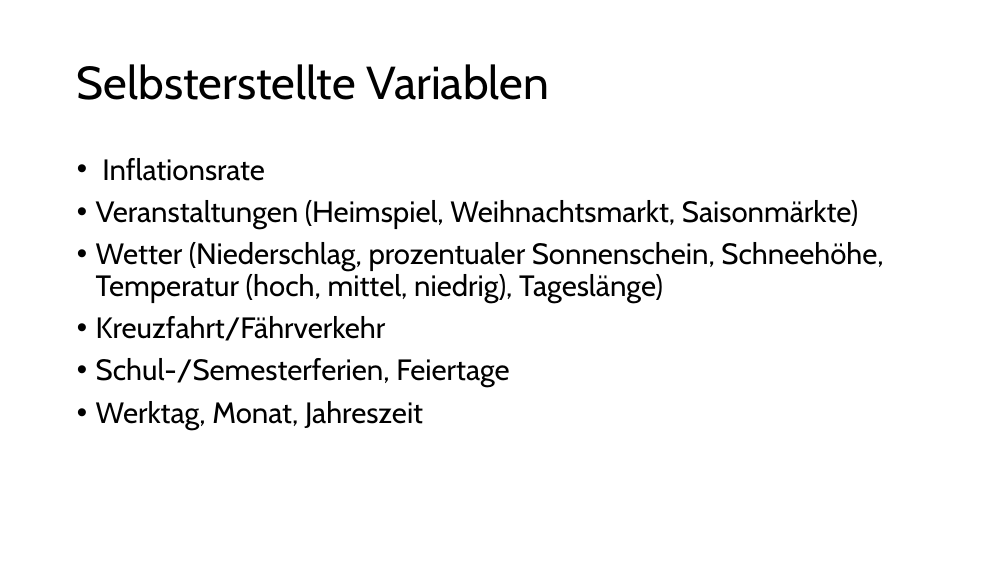
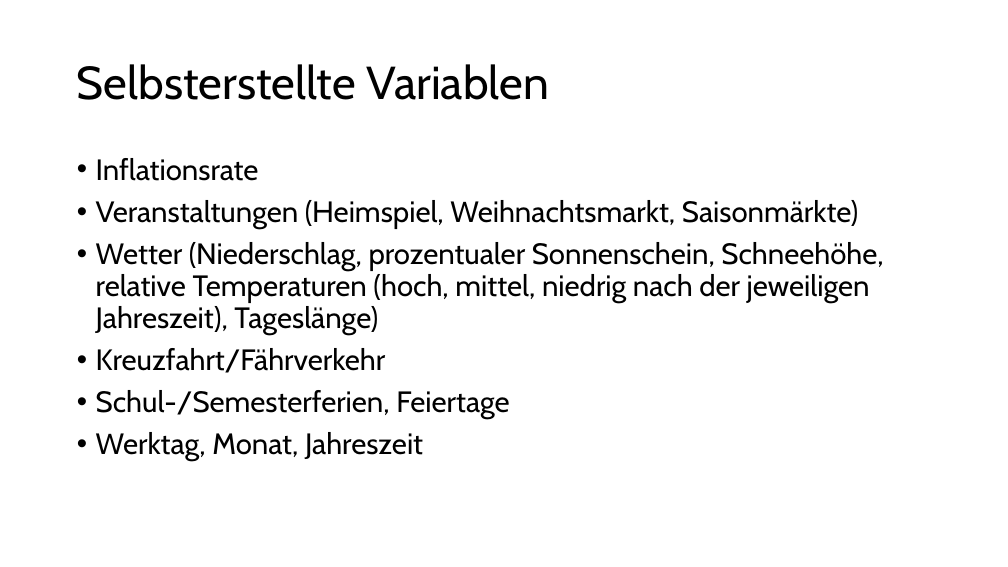
Before and after one commit to Fiesa00/DS_ML_Gr_1.5, a slide deck: slide 2 of 4_Presentation/Bakery sales predictions group 5_luisa_wiebke_nina_final.pptx. Drawn at 1008x567 pixels with LibreOffice and Linux fonts; fonts in the diff are those of the drawing. Boxes give left, top, right and bottom in pixels: in the first picture for what was removed or moved away, otherwise in the second. Text is boxed around its words. In the diff, an @@ line names an element or a change of style, - is before the commit and + after.

```diff
--- a/4_Presentation/Bakery sales predictions group 5_luisa_wiebke_nina_final.pptx
+++ b/4_Presentation/Bakery sales predictions group 5_luisa_wiebke_nina_final.pptx
@@ text at <box>96,242,883,335</box>: text changed @@
-• Wetter (Niederschlag, prozentualer Sonnenschein, Schneehöhe, Temperatur (hoch, mittel, niedrig), Tageslänge)
+• Wetter (Niederschlag, prozentualer Sonnenschein, Schneehöhe, relative Temperaturen (hoch, mittel, niedrig nach der jeweiligen Jahreszeit), Tageslänge)
```
Also in this commit, not shown: 1 other slide changed, 1 slide added.
